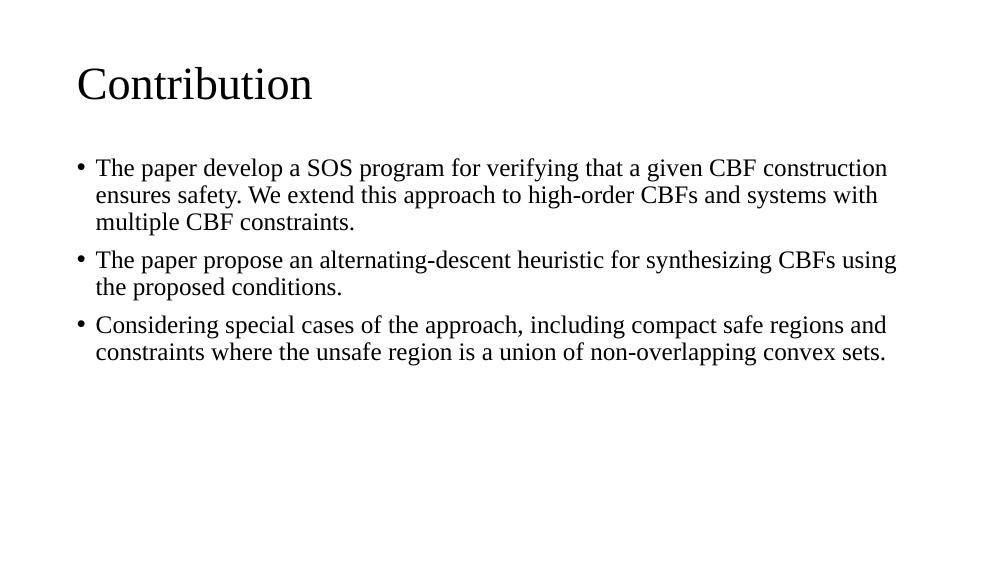
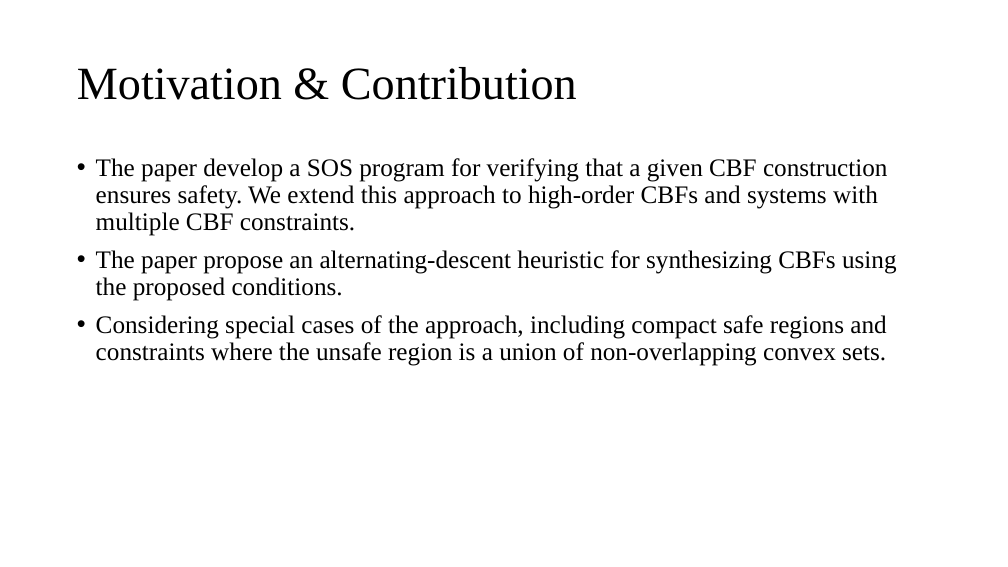
Before and after one commit to tcy1998/consensus-cbf, a slide deck: slide 3 of CBF_verify/CBF_verify.pptx. Drawn at 1008x567 pixels with LibreOffice and Linux fonts; fonts in the diff are those of the drawing. Boxes give left, top, right and bottom in pixels: in the first picture for what was removed or moved away, otherwise in the second. Text is boxed around its words. In the diff, an @@ line names an element or a change of style, - is before the commit and + after.

```diff
--- a/CBF_verify/CBF_verify.pptx
+++ b/CBF_verify/CBF_verify.pptx
@@ title at (77,67,577,100): text changed @@
-Contribution
+Motivation & Contribution
```
Also in this commit, not shown: 3 other slides changed, 9 slides added, 2 slides removed, 12 other files.
